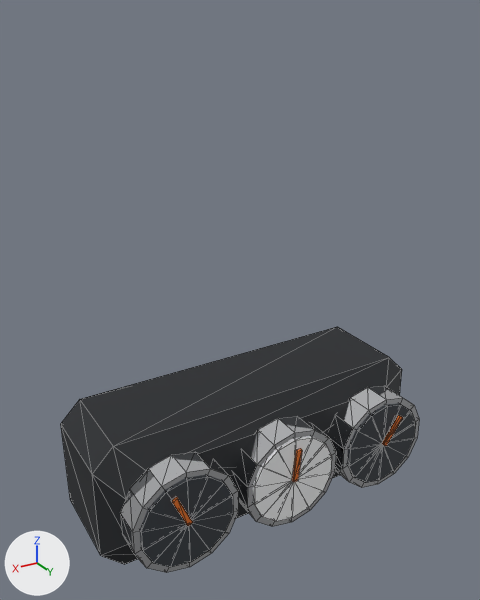
An edit to the glTF model assets/parts/interior/readout/readout_3/kaze_gt.glb, drawn before and after from the same camera.
Before and after are seen from a 50 mm lens placed at (0.177, 0.258, 0.211), pointed at (-0.001, -0.038, 0.062). Lighting does not change. The marker at lower left points along +X, +Y and +Z. The first picture is the older version. Mesh edges are drawn as thin lines. Where no turn or scale is listed for an object, it has been applied to the vertices. Vertices at exactly the same position are counted once.

The first picture shows 'model'.
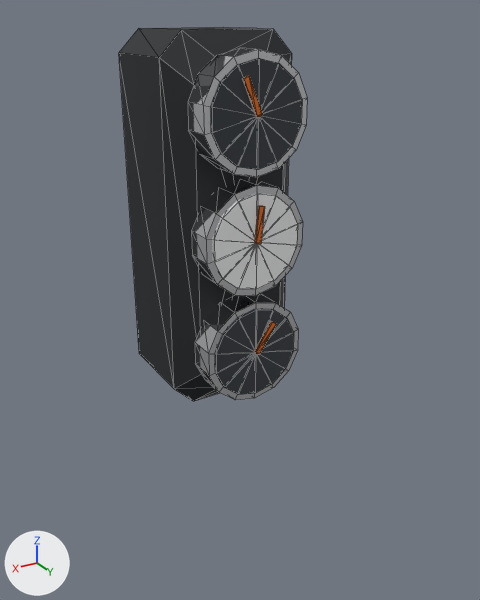
Edits to the bpy script that builds the scene:
```text
Change me_model:
    used by ob_model
    remove me_model.from_pydata(...)  # 238 vertices, 436 faces; spans x -0.102..0.102, y -0.046..0.046, z -0.038..0.038
    add me_model.from_pydata(...)  # 238 vertices, 436 faces; spans x -0.038..0.038, y -0.046..0.046, z -0.102..0.102
    me_model part 1: the loose piece of 30 vertices spanning x -0.093..-0.035, y 0.028..0.044, z -0.03..0.03 is moved by (0.064, 0.0, -0.064)
    me_model part 2: the loose piece of 30 vertices spanning x 0.035..0.093, y 0.028..0.044, z -0.03..0.03 is moved by (-0.064, 0.0, 0.064)
    me_model part 3: the loose piece of 30 vertices spanning x -0.089..-0.039, y 0.04..0.045, z -0.026..0.026 is moved by (0.064, 0.0, -0.064)
    me_model part 4: the loose piece of 30 vertices spanning x 0.039..0.089, y 0.04..0.045, z -0.026..0.026 is moved by (-0.064, 0.0, 0.064)
    me_model part 5: the loose piece of 8 vertices spanning x -0.076..-0.063, y 0.044..0.046, z -0.001..0.017 is moved by (0.064, 0.0, -0.064)
    me_model part 6: the loose piece of 8 vertices spanning x 0.063..0.073, y 0.044..0.046, z -0.001..0.019 is moved by (-0.064, 0.0, 0.064)
    me_model part 7: 8 of the vertices in x 0.078..0.102, y -0.046..0.029, z -0.038..-0.014 are moved by (-0.064, 0.0, -0.064)
    me_model part 8: 8 of the vertices in x 0.078..0.102, y -0.046..0.029, z 0.014..0.038 are moved by (-0.064, 0.0, 0.064)
    me_model part 9: 8 of the vertices in x -0.102..-0.078, y -0.046..0.029, z -0.038..-0.014 are moved by (0.064, 0.0, -0.064)
    me_model part 10: 8 of the vertices in x -0.102..-0.078, y -0.046..0.029, z 0.014..0.038 are moved by (0.064, 0.0, 0.064)
Change ob_model:
    ob_model.location: (0.0, -0.0237, -0.022) -> (0.0, -0.0637, 0.102)
```

Where the change shows, as pixel boxes [x1, y1, x2, y2] in the pictures (480 x 600 px; the box of a moved part takes in the faces that stretch with it):
'model', reshaped, moved (47% narrower, 52% taller): before [61, 327, 419, 573]; after [119, 27, 307, 401]
part 1 of me_model, moved or reshaped: before [328, 386, 419, 488]; after [195, 294, 298, 400]
part 2 of me_model, moved or reshaped: before [120, 452, 238, 573]; after [188, 48, 307, 177]
part 3 of me_model, moved or reshaped: before [348, 404, 416, 483]; after [215, 309, 294, 394]
part 4 of me_model, moved or reshaped: before [140, 476, 233, 567]; after [211, 58, 302, 170]
part 5 of me_model, moved or reshaped: before [382, 415, 403, 446]; after [254, 321, 276, 354]
part 6 of me_model, moved or reshaped: before [172, 497, 193, 526]; after [243, 76, 263, 118]
part 7 of me_model, moved or reshaped: before [102, 544, 138, 564]; after [175, 290, 233, 401]
part 8 of me_model, moved or reshaped: before [61, 399, 235, 556]; after [119, 28, 234, 389]
part 9 of me_model, moved or reshaped (mostly hidden): before [235, 471, 340, 519]; after [195, 295, 237, 401]
part 10 of me_model, moved or reshaped: before [80, 327, 402, 471]; after [146, 27, 292, 308]
